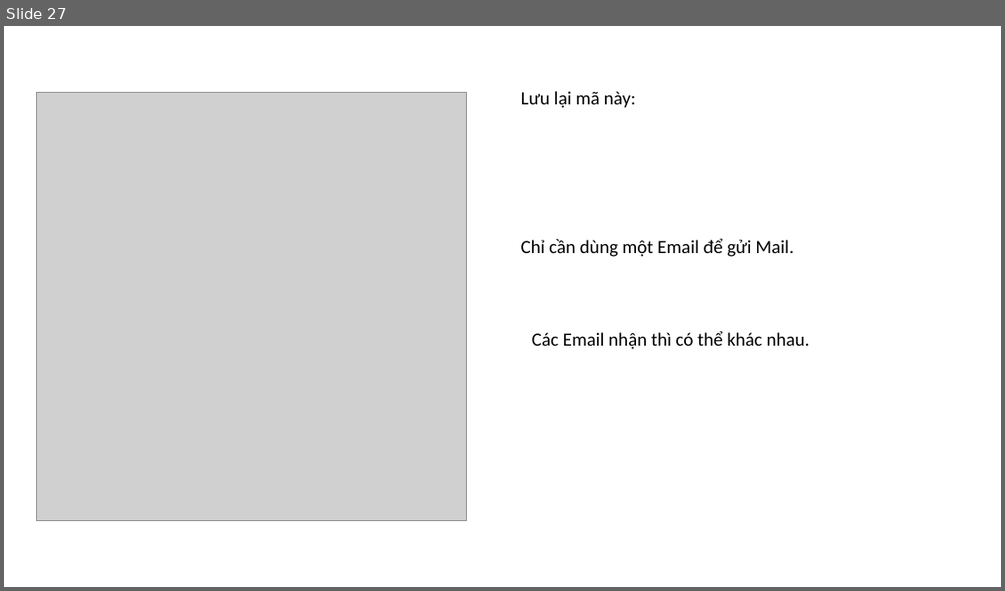
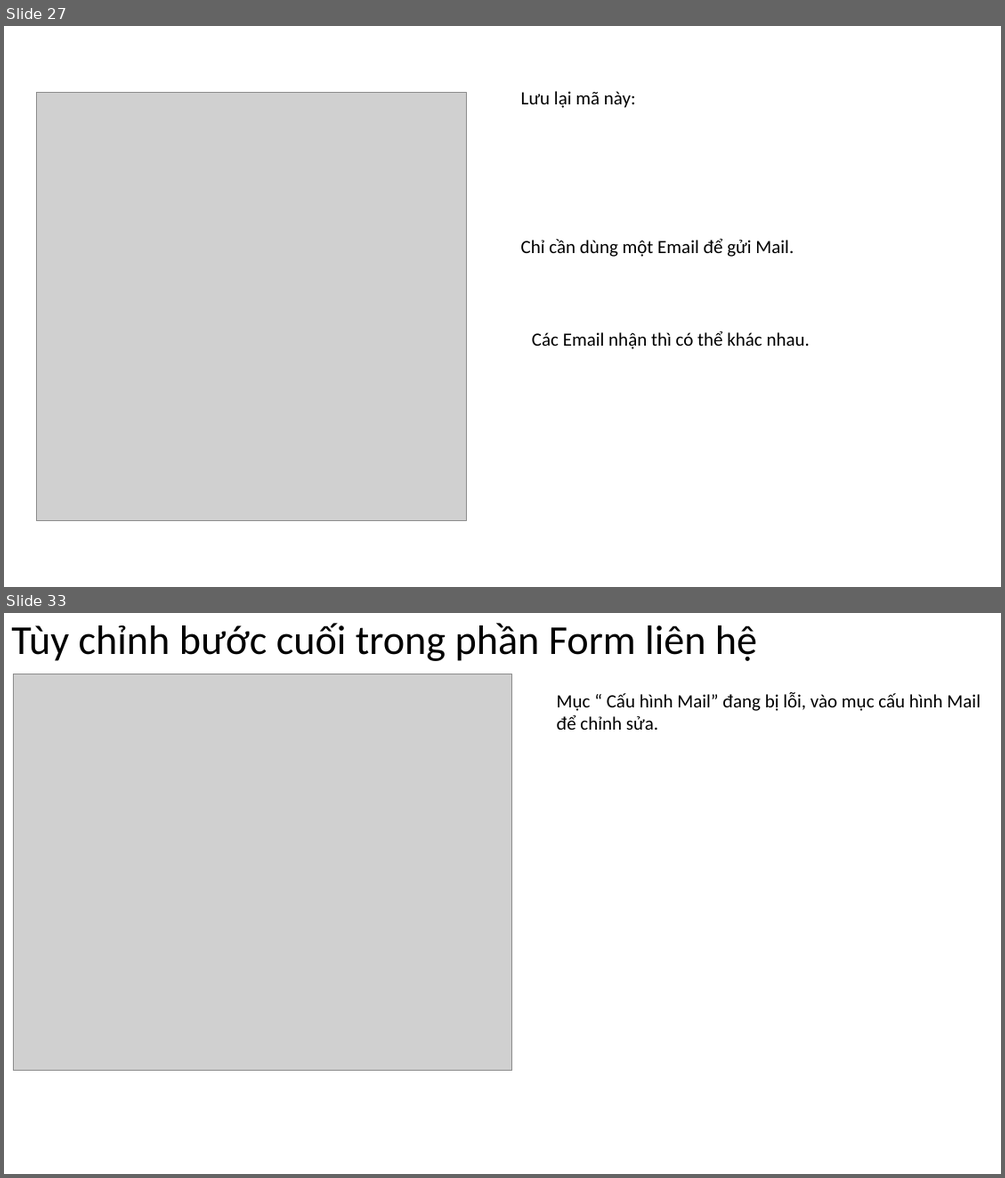
Before and after one commit to DangVanDoan05/WordPress, a slide deck: Tạo trang liên hệ trong WebSite.pptx. Shown one above the other, each under a label of ours: slide 27 before the commit, slides 27 and 33 after it; the slides between them are not shown. The pictures are 1005x591 and 1005x1178 pixels, drawn with LibreOffice and Linux fonts; fonts in the diff are those of the drawing; grey boxes stand for pictures. Boxes give left, top, right and bottom in pixels: in the first picture for what was removed or moved away, otherwise in the second. Text is boxed around its words. In the diff, an @@ line names an element or a change of style, - is before the commit and + after.

```diff
--- a/Tạo trang liên hệ trong WebSite.pptx
+++ b/Tạo trang liên hệ trong WebSite.pptx
@@ slide 33 added at <box>4,613,1001,1174</box>, background #FFFFFF @@
@@ title added at <box>11,623,757,661</box>, 39.6 pt, text #000000 @@
+Tùy chỉnh bước cuối trong phần Form liên hệ
@@ picture added at <box>14,674,512,1070</box> @@
@@ text added at <box>557,692,980,730</box>, 18 pt, text #000000 @@
+Mục “ Cấu hình Mail” đang bị lỗi, vào mục cấu hình Mail để chỉnh sửa.
```
Also in this commit, not shown: 8 slides changed, 12 other slides added, 1 slide removed, 3 other files.
